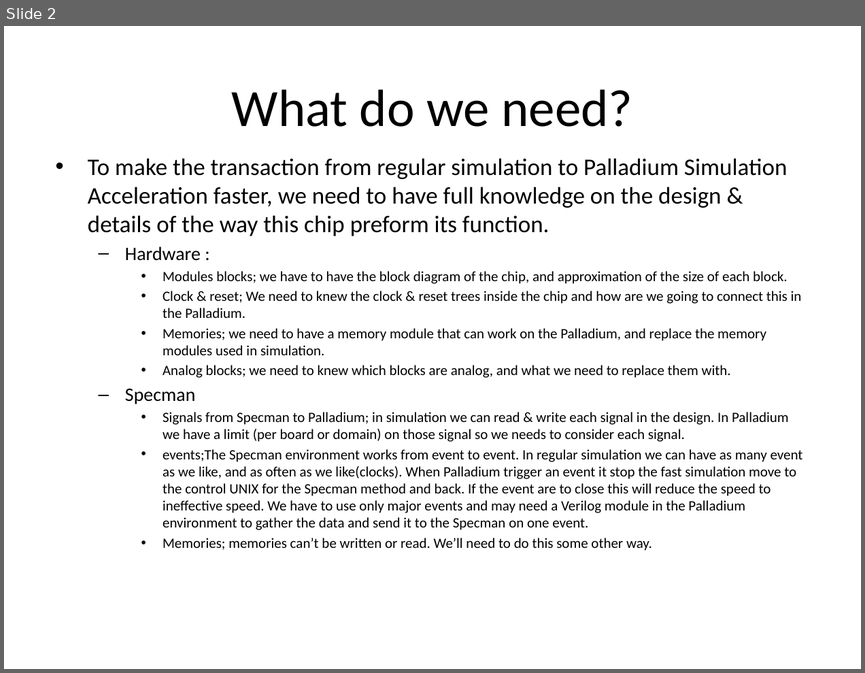
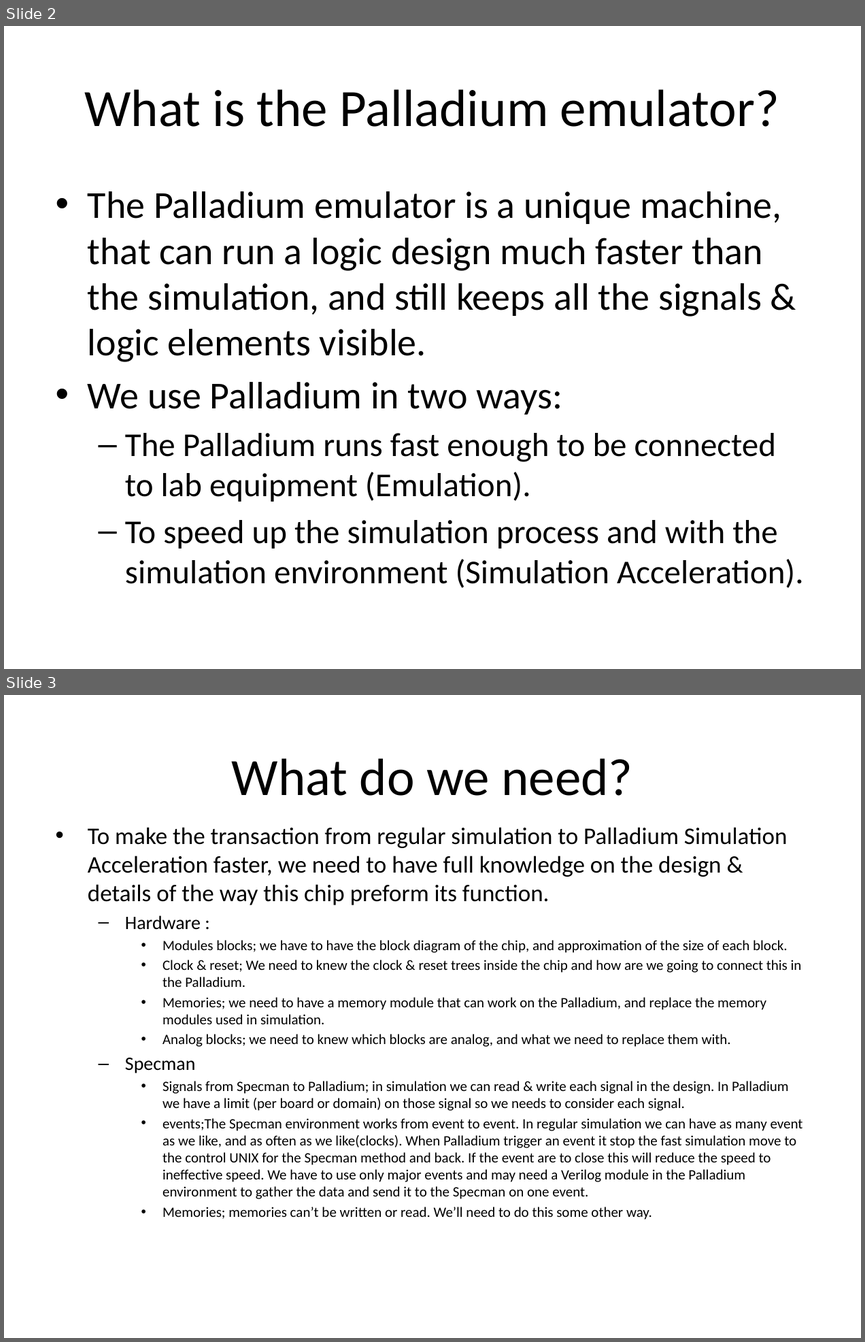
Before and after one commit to zahike/Palladium, a slide deck: Simulation Acceleration tutorial.pptx. Shown one above the other, each under a label of ours: slide 2 before the commit, slides 2 and 3 after it. The pictures are 865x673 and 865x1342 pixels, drawn with LibreOffice and Linux fonts; fonts in the diff are those of the drawing. Boxes give left, top, right and bottom in pixels: in the first picture for what was removed or moved away, otherwise in the second. Text is boxed around its words. In the diff, an @@ line names an element or a change of style, - is before the commit and + after.

Commit message:
Palladium emulator emulation & Simulation Acceleration

```diff
--- a/Simulation Acceleration tutorial.pptx
+++ b/Simulation Acceleration tutorial.pptx
@@ slide 2 added at box(4, 26, 861, 669), background #FFFFFF @@
@@ title added at box(84, 89, 779, 127), 44 pt, text #000000 @@
+What is the Palladium emulator?
@@ text added at box(88, 191, 804, 588), 32 pt, text #000000 @@
+• The Palladium emulator is a unique machine, that can run a logic design much faster than the simulation, and still keeps all the signals & logic elements visible.
+• We use Palladium in two ways:
+  – The Palladium runs fast enough to be connected to lab equipment (Emulation).
+  – To speed up the simulation process and with the simulation environment (Simulation Acceleration).
@@ what was slide 2 is now slide 3 @@
```
Also in this commit, not shown: 1 slide changed.
